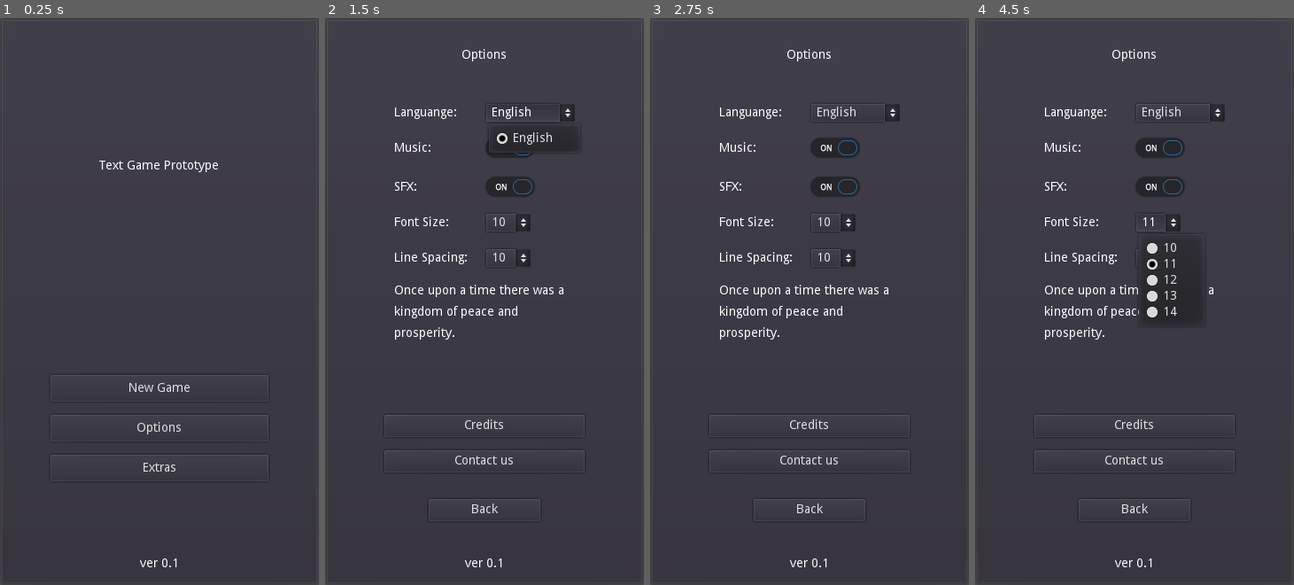
Above: before the commit, frames 1-4 (left to right).
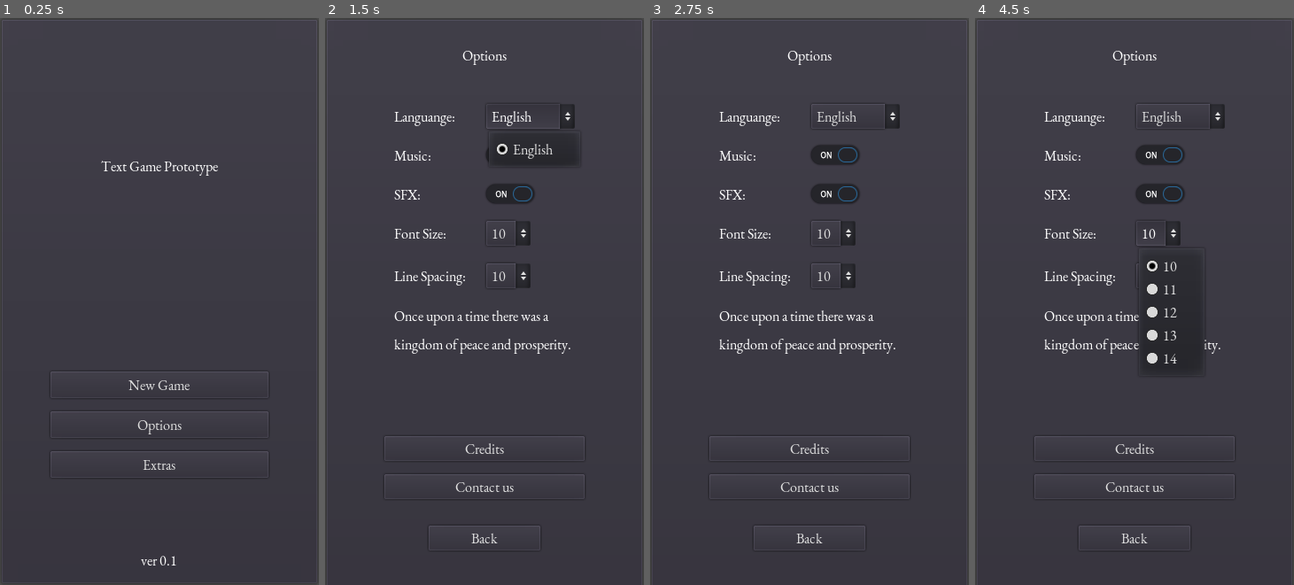
Above: after the commit, the same moments.

Repository: philipuriarte/A-Churchyard-of-Orphans
Game: Godot game, scene res://scenes/main.tscn
Two runs of this game, one before a commit and one after it. Both use one fixed random seed, a clock stepped at 60 frames per second and the inputs below.
Inputs (mouse positions are in pixels of both pictures, inside the frame that each line leads up to; where the layout moved, square brackets give the same spot in the first picture):
- Up to frame 1 (0.25 s): no input
- Up to frame 2 (1.5 s): click "Options" at 0.5 s; click "English" at 1.25 s
- Up to frame 3 (2.75 s): click (835, 193) [835, 188] at 2 s
- Up to frame 4 (4.5 s): click "10" at 2.75 s; click "10" at 3.5 s; click "11" (after the commit: "10") at 4.25 s

The runs differ from the first frame. In frame 1, 1.4% of the frame differs, in the area x 15-85%, y 25-97%; in frame 2, 5.3%, in the area x 18-82%, y 5-97%; in frame 3, 5.1%; in frame 4, 5.0%.

Commit message:
Create and apply game_theme to all screen scenes

Diff:
--- /dev/null
+++ b/resources/game_theme.tres
@@ -0,0 +1,6 @@
+[gd_resource type="Theme" load_steps=2 format=2]
+
+[ext_resource path="res://resources/fonts/ebgaramond_regular.tres" type="DynamicFont" id=1]
+
+[resource]
+default_font = ExtResource( 1 )
--- a/scenes/game_screen/game_screen.tscn
+++ b/scenes/game_screen/game_screen.tscn
@@ -1,12 +1,14 @@
-[gd_scene load_steps=4 format=2]
+[gd_scene load_steps=5 format=2]
 
 [ext_resource path="res://logic/game_screen/game_screen.gd" type="Script" id=1]
 [ext_resource path="res://scenes/game_screen/story_display.tscn" type="PackedScene" id=2]
 [ext_resource path="res://scenes/game_screen/popup_menu.tscn" type="PackedScene" id=3]
+[ext_resource path="res://resources/game_theme.tres" type="Theme" id=4]
 
 [node name="GameScreen" type="PanelContainer"]
 anchor_right = 1.0
 anchor_bottom = 1.0
+theme = ExtResource( 4 )
 script = ExtResource( 1 )
 
 [node name="PopupMenu" parent="." instance=ExtResource( 3 )]
@@ -43,9 +45,9 @@
 
 [node name="TopText" type="Label" parent="MainMargin/MainCointainer/TopContainer"]
 unique_name_in_owner = true
-margin_top = 8.0
+margin_top = 4.0
 margin_right = 236.0
-margin_bottom = 22.0
+margin_bottom = 26.0
 size_flags_horizontal = 3
 
 [node name="MenuButton" type="Button" parent="MainMargin/MainCointainer/TopContainer"]
@@ -76,8 +78,8 @@
 anchor_bottom = 0.0
 margin_left = 0.0
 margin_top = 0.0
-margin_right = 314.0
-margin_bottom = 222.0
+margin_right = 326.0
+margin_bottom = 453.0
 
 [node name="BottomSeparator" type="HSeparator" parent="MainMargin/MainCointainer"]
 margin_top = 547.0
--- a/scenes/options_screen/options_screen.tscn
+++ b/scenes/options_screen/options_screen.tscn
@@ -1,11 +1,13 @@
-[gd_scene load_steps=3 format=2]
+[gd_scene load_steps=4 format=2]
 
 [ext_resource path="res://logic/options_screen/options_screen.gd" type="Script" id=1]
 [ext_resource path="res://scenes/options_screen/popup_credits.tscn" type="PackedScene" id=2]
+[ext_resource path="res://resources/game_theme.tres" type="Theme" id=3]
 
 [node name="OptionsScreen" type="PanelContainer"]
 anchor_right = 1.0
 anchor_bottom = 1.0
+theme = ExtResource( 3 )
 script = ExtResource( 1 )
 
 [node name="PopupCredits" parent="." instance=ExtResource( 2 )]
@@ -14,7 +16,7 @@
 margin_left = 7.0
 margin_top = 7.0
 margin_right = 353.0
-margin_bottom = 633.0
+margin_bottom = 666.0
 custom_constants/margin_right = 10
 custom_constants/margin_top = 10
 custom_constants/margin_left = 10
@@ -24,7 +26,7 @@
 margin_left = 10.0
 margin_top = 10.0
 margin_right = 336.0
-margin_bottom = 616.0
+margin_bottom = 649.0
 custom_constants/separation = 30
 alignment = 1
 
@@ -39,23 +41,23 @@
 [node name="CenterContainer" type="CenterContainer" parent="MarginContainer/MainCointainer"]
 margin_top = 80.0
 margin_right = 326.0
-margin_bottom = 401.0
+margin_bottom = 425.0
 
 [node name="OptionsContainer" type="VBoxContainer" parent="MarginContainer/MainCointainer/CenterContainer"]
 margin_left = 61.0
 margin_right = 265.0
-margin_bottom = 321.0
+margin_bottom = 345.0
 custom_constants/separation = 10
 
 [node name="Languange" type="HBoxContainer" parent="MarginContainer/MainCointainer/CenterContainer/OptionsContainer"]
 margin_right = 204.0
-margin_bottom = 20.0
+margin_bottom = 28.0
 custom_constants/separation = 20
 
 [node name="LangLabel" type="Label" parent="MarginContainer/MainCointainer/CenterContainer/OptionsContainer/Languange"]
 margin_top = 3.0
 margin_right = 84.0
-margin_bottom = 17.0
+margin_bottom = 25.0
 rect_min_size = Vector2( 84, 0 )
 text = "Languange:"
 
@@ -63,7 +65,7 @@
 unique_name_in_owner = true
 margin_left = 104.0
 margin_right = 204.0
-margin_bottom = 20.0
+margin_bottom = 28.0
 rect_min_size = Vector2( 100, 0 )
 focus_mode = 0
 enabled_focus_mode = 0
@@ -72,18 +74,18 @@
 selected = 0
 
 [node name="MusicContainer" type="VBoxContainer" parent="MarginContainer/MainCointainer/CenterContainer/OptionsContainer"]
-margin_top = 30.0
-margin_right = 204.0
-margin_bottom = 114.0
+margin_top = 38.0
+margin_right = 204.0
+margin_bottom = 122.0
 
 [node name="Music" type="HBoxContainer" parent="MarginContainer/MainCointainer/CenterContainer/OptionsContainer/MusicContainer"]
 margin_right = 204.0
 margin_bottom = 40.0
 
 [node name="MusicLabel" type="Label" parent="MarginContainer/MainCointainer/CenterContainer/OptionsContainer/MusicContainer/Music"]
-margin_top = 13.0
+margin_top = 9.0
 margin_right = 90.0
-margin_bottom = 27.0
+margin_bottom = 31.0
 rect_min_size = Vector2( 90, 0 )
 text = "Music:"
 
@@ -102,9 +104,9 @@
 margin_bottom = 84.0
 
 [node name="SFXLabel" type="Label" parent="MarginContainer/MainCointainer/CenterContainer/OptionsContainer/MusicContainer/SFX"]
-margin_top = 13.0
+margin_top = 9.0
 margin_right = 90.0
-margin_bottom = 27.0
+margin_bottom = 31.0
 rect_min_size = Vector2( 90, 0 )
 text = "SFX:"
 
@@ -118,19 +120,19 @@
 enabled_focus_mode = 0
 
 [node name="TextContainer" type="VBoxContainer" parent="MarginContainer/MainCointainer/CenterContainer/OptionsContainer"]
-margin_top = 124.0
-margin_right = 204.0
-margin_bottom = 321.0
+margin_top = 132.0
+margin_right = 204.0
+margin_bottom = 345.0
 custom_constants/separation = 20
 
 [node name="FontSize" type="HBoxContainer" parent="MarginContainer/MainCointainer/CenterContainer/OptionsContainer/TextContainer"]
 margin_right = 204.0
-margin_bottom = 20.0
+margin_bottom = 28.0
 
 [node name="SizeLabel" type="Label" parent="MarginContainer/MainCointainer/CenterContainer/OptionsContainer/TextContainer/FontSize"]
 margin_top = 3.0
 margin_right = 100.0
-margin_bottom = 17.0
+margin_bottom = 25.0
 rect_min_size = Vector2( 100, 0 )
 text = "Font Size:"
 
@@ -138,7 +140,7 @@
 unique_name_in_owner = true
 margin_left = 104.0
 margin_right = 154.0
-margin_bottom = 20.0
+margin_bottom = 28.0
 rect_min_size = Vector2( 50, 0 )
 focus_mode = 0
 enabled_focus_mode = 0
@@ -147,14 +149,14 @@
 selected = 0
 
 [node name="LineSpacing" type="HBoxContainer" parent="MarginContainer/MainCointainer/CenterContainer/OptionsContainer/TextContainer"]
-margin_top = 40.0
-margin_right = 204.0
-margin_bottom = 60.0
+margin_top = 48.0
+margin_right = 204.0
+margin_bottom = 76.0
 
 [node name="LineLabel" type="Label" parent="MarginContainer/MainCointainer/CenterContainer/OptionsContainer/TextContainer/LineSpacing"]
 margin_top = 3.0
 margin_right = 100.0
-margin_bottom = 17.0
+margin_bottom = 25.0
 rect_min_size = Vector2( 100, 0 )
 text = "Line Spacing:"
 
@@ -162,7 +164,7 @@
 unique_name_in_owner = true
 margin_left = 104.0
 margin_right = 154.0
-margin_bottom = 20.0
+margin_bottom = 28.0
 rect_min_size = Vector2( 50, 0 )
 focus_mode = 0
 enabled_focus_mode = 0
@@ -172,66 +174,66 @@
 
 [node name="TestText" type="Label" parent="MarginContainer/MainCointainer/CenterContainer/OptionsContainer/TextContainer"]
 unique_name_in_owner = true
-margin_top = 80.0
-margin_right = 204.0
-margin_bottom = 197.0
+margin_top = 96.0
+margin_right = 204.0
+margin_bottom = 213.0
 rect_min_size = Vector2( 0, 117 )
 custom_constants/line_spacing = 10
 text = "Once upon a time there was a kingdom of peace and prosperity."
 autowrap = true
 
 [node name="ExtrasMargin" type="MarginContainer" parent="MarginContainer/MainCointainer"]
-margin_top = 431.0
-margin_right = 326.0
-margin_bottom = 496.0
+margin_top = 455.0
+margin_right = 326.0
+margin_bottom = 526.0
 custom_constants/margin_right = 50
 custom_constants/margin_left = 50
 
 [node name="ExtrasContainer" type="VBoxContainer" parent="MarginContainer/MainCointainer/ExtrasMargin"]
 margin_left = 50.0
 margin_right = 276.0
-margin_bottom = 65.0
+margin_bottom = 71.0
 size_flags_vertical = 3
 custom_constants/separation = 15
 alignment = 1
 
 [node name="CreditsButton" type="Button" parent="MarginContainer/MainCointainer/ExtrasMargin/ExtrasContainer"]
 margin_right = 226.0
-margin_bottom = 25.0
+margin_bottom = 28.0
 rect_min_size = Vector2( 0, 25 )
 focus_mode = 0
 enabled_focus_mode = 0
 text = "Credits"
 
 [node name="ContactButton" type="Button" parent="MarginContainer/MainCointainer/ExtrasMargin/ExtrasContainer"]
-margin_top = 40.0
+margin_top = 43.0
 margin_right = 226.0
-margin_bottom = 65.0
+margin_bottom = 71.0
 rect_min_size = Vector2( 0, 25 )
 focus_mode = 0
 enabled_focus_mode = 0
 text = "Contact us"
 
 [node name="ButtonMargin" type="MarginContainer" parent="MarginContainer/MainCointainer"]
-margin_top = 526.0
-margin_right = 326.0
-margin_bottom = 551.0
+margin_top = 556.0
+margin_right = 326.0
+margin_bottom = 584.0
 custom_constants/margin_right = 100
 custom_constants/margin_left = 100
 
 [node name="BackButton" type="Button" parent="MarginContainer/MainCointainer/ButtonMargin"]
 margin_left = 100.0
 margin_right = 226.0
-margin_bottom = 25.0
+margin_bottom = 28.0
 rect_min_size = Vector2( 0, 25 )
 focus_mode = 0
 enabled_focus_mode = 0
 text = "Back"
 
 [node name="BottomText" type="Label" parent="MarginContainer/MainCointainer"]
-margin_top = 581.0
-margin_right = 326.0
-margin_bottom = 606.0
+margin_top = 614.0
+margin_right = 326.0
+margin_bottom = 639.0
 rect_min_size = Vector2( 0, 25 )
 text = "ver 0.1"
 align = 1
--- a/scenes/title_screen/title_screen.tscn
+++ b/scenes/title_screen/title_screen.tscn
@@ -1,11 +1,13 @@
-[gd_scene load_steps=3 format=2]
+[gd_scene load_steps=4 format=2]
 
 [ext_resource path="res://logic/title_screen/title_screen.gd" type="Script" id=1]
 [ext_resource path="res://scenes/title_screen/popup_confirm.tscn" type="PackedScene" id=2]
+[ext_resource path="res://resources/game_theme.tres" type="Theme" id=3]
 
 [node name="TitleScreen" type="PanelContainer"]
 anchor_right = 1.0
 anchor_bottom = 1.0
+theme = ExtResource( 3 )
 script = ExtResource( 1 )
 
 [node name="PopupConfirm" parent="." instance=ExtResource( 2 )]
@@ -43,7 +45,7 @@
 [node name="ButtonsMargin" type="MarginContainer" parent="MarginContainer/MainContainer"]
 margin_top = 320.0
 margin_right = 326.0
-margin_bottom = 572.0
+margin_bottom = 564.0
 size_flags_vertical = 3
 custom_constants/margin_right = 40
 custom_constants/margin_left = 40
@@ -51,50 +53,50 @@
 [node name="ButtonsContainer" type="VBoxContainer" parent="MarginContainer/MainContainer/ButtonsMargin"]
 margin_left = 40.0
 margin_right = 286.0
-margin_bottom = 252.0
+margin_bottom = 244.0
 rect_min_size = Vector2( 0, 150 )
 custom_constants/separation = 15
 alignment = 1
 
 [node name="ContinueButton" type="Button" parent="MarginContainer/MainContainer/ButtonsMargin/ButtonsContainer"]
 unique_name_in_owner = true
-margin_top = 43.0
+margin_top = 39.0
 margin_right = 246.0
-margin_bottom = 73.0
+margin_bottom = 69.0
 rect_min_size = Vector2( 0, 30 )
 focus_mode = 0
 enabled_focus_mode = 0
 text = "Continue"
 
 [node name="NewButton" type="Button" parent="MarginContainer/MainContainer/ButtonsMargin/ButtonsContainer"]
-margin_top = 88.0
+margin_top = 84.0
 margin_right = 246.0
-margin_bottom = 118.0
+margin_bottom = 114.0
 rect_min_size = Vector2( 0, 30 )
 focus_mode = 0
 enabled_focus_mode = 0
 text = "New Game"
 
 [node name="OptionsButton" type="Button" parent="MarginContainer/MainContainer/ButtonsMargin/ButtonsContainer"]
-margin_top = 133.0
+margin_top = 129.0
 margin_right = 246.0
-margin_bottom = 163.0
+margin_bottom = 159.0
 rect_min_size = Vector2( 0, 30 )
 focus_mode = 0
 enabled_focus_mode = 0
 text = "Options"
 
 [node name="ExtrasButton" type="Button" parent="MarginContainer/MainContainer/ButtonsMargin/ButtonsContainer"]
-margin_top = 178.0
+margin_top = 174.0
 margin_right = 246.0
-margin_bottom = 208.0
+margin_bottom = 204.0
 rect_min_size = Vector2( 0, 30 )
 focus_mode = 0
 enabled_focus_mode = 0
 text = "Extras"
 
 [node name="BottomText" type="Label" parent="MarginContainer/MainContainer"]
-margin_top = 592.0
+margin_top = 584.0
 margin_right = 326.0
 margin_bottom = 606.0
 text = "ver 0.1"
